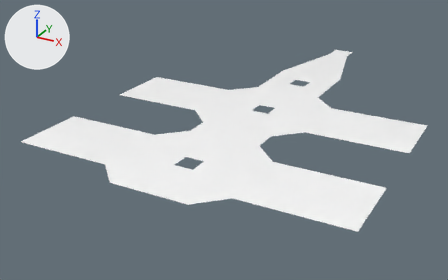
What one commit did to the glTF model assets/3d/room.gltf.
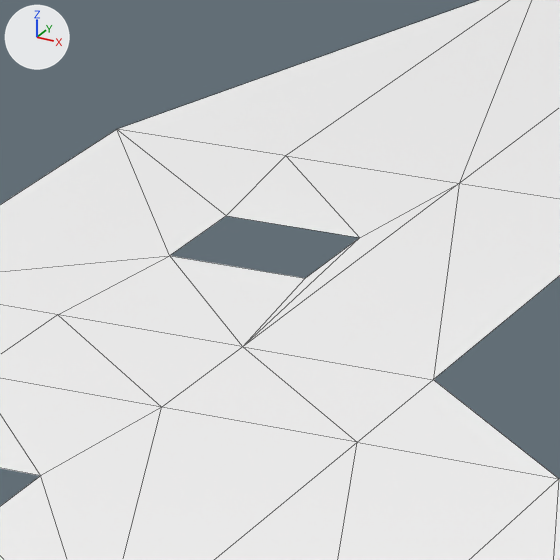
Old and new are each drawn whole from a 50 mm camera at (10.4, -32.31, 9.37) aimed at (-1.52, -10.64, -1.47) and again close up on the part from 60% to 74% of the width and 20% to 42% of the height. Lighting does not change. The marker at upper left points along +X, +Y and +Z. The close-ups show mesh edges as thin lines. Where no turn or scale is listed for an object, it has been applied to the vertices. Vertices at the same position are counted once.

Script lines for the objects in view, before the commit:
```python
me_model_001 = bpy.data.meshes.new('Model.001')
me_model_001.from_pydata(...)  # 83 vertices, 111 faces; spans x -6.5..6.5, y -18.4..0.5, z 0.0
me_model_001.materials.append(mat_frontcol_001)  # white #ffffff
# before: 3 (-0.4, -5.6, 0.0) at pixel (226, 215), 4 (0.4, -5.6, 0.0) at pixel (359, 237), 62 (-0.4, -6.3, 0.0) at pixel (169, 255), 63 (0.4, -6.3, 0.0) at pixel (305, 278)
ob_model_001 = bpy.data.objects.new('Model.001', me_model_001)
ob_model_001.location = (0.0, 0.0, 0.0)
```
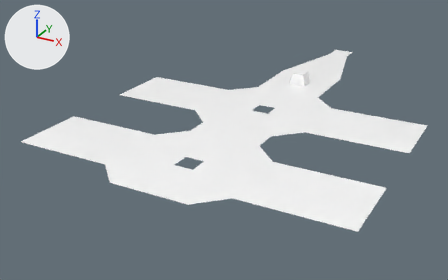
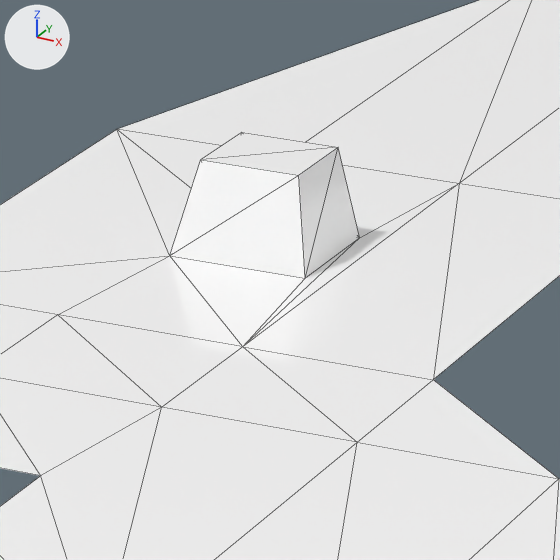
What changed in the scene script:
```text
Change me_model_001:
    where me_model_001.from_pydata(...)  # 83 vertices, 111 faces; spans x -6.5..6.5, y -18.4..0.5, z 0.0
    used by ob_model_001
    verts and faces of me_model_001; kept vertices keep their numbers, new ones are numbered from 83
    me_model_001 part 1
    add verts[83] = (-0.3, -5.7, 0.5)  # pixel (241, 132)
    add verts[84] = (0.3, -5.7, 0.5)  # pixel (338, 147)
    add verts[85] = (-0.3, -6.2, 0.5)  # pixel (200, 159)
    add verts[86] = (0.3, -6.2, 0.5)  # pixel (298, 175)
    add faces += [(3, 83, 4), (4, 83, 84), (83, 85, 84), (84, 85, 86), (3, 62, 85), (3, 85, 83)]
    add faces += [(4, 84, 63), (63, 84, 86), (62, 63, 86), (62, 86, 85)]
```

Boxes (x1, y1, x2, y2) around the edits, measured in the close-ups (560 x 560 px):
part 1 of me_model_001, added: after (170, 132, 360, 278)
